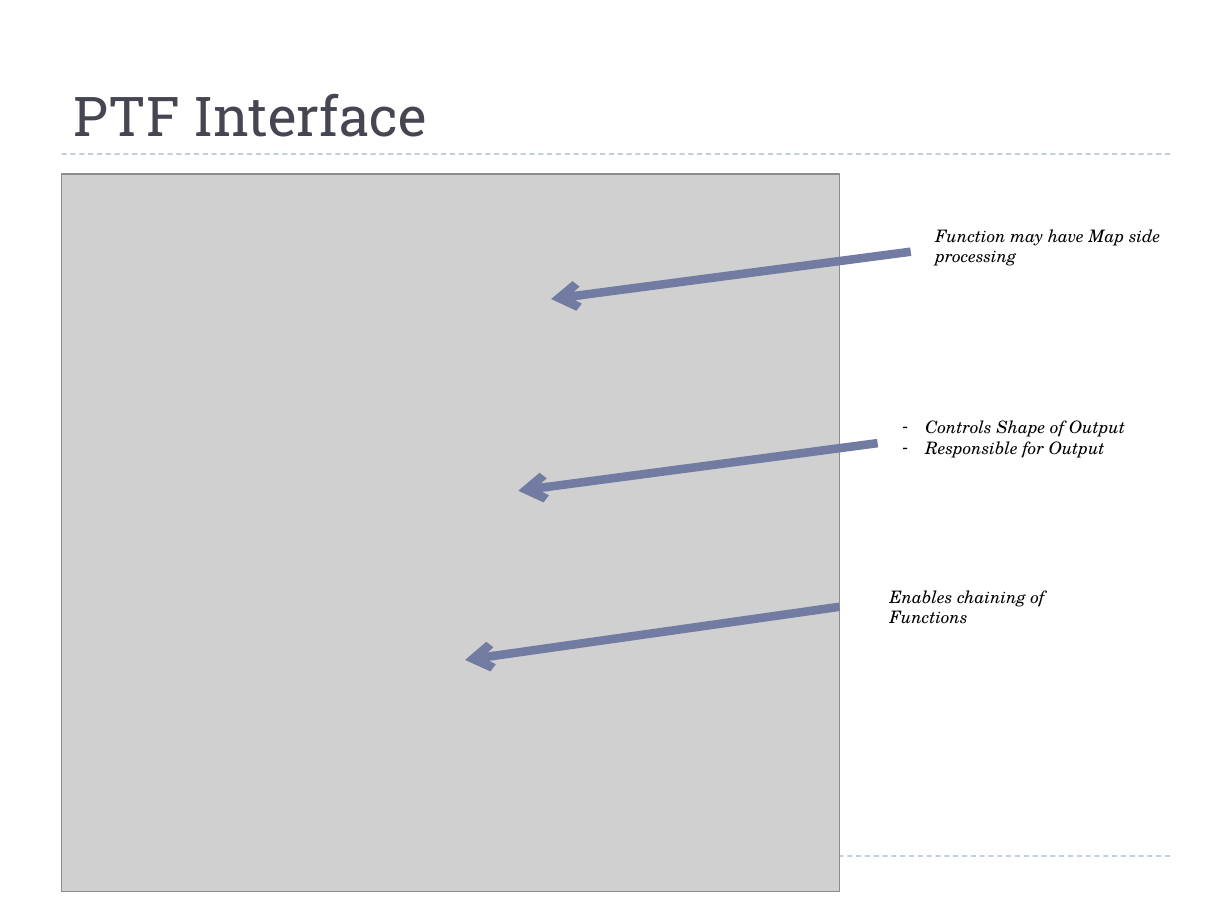
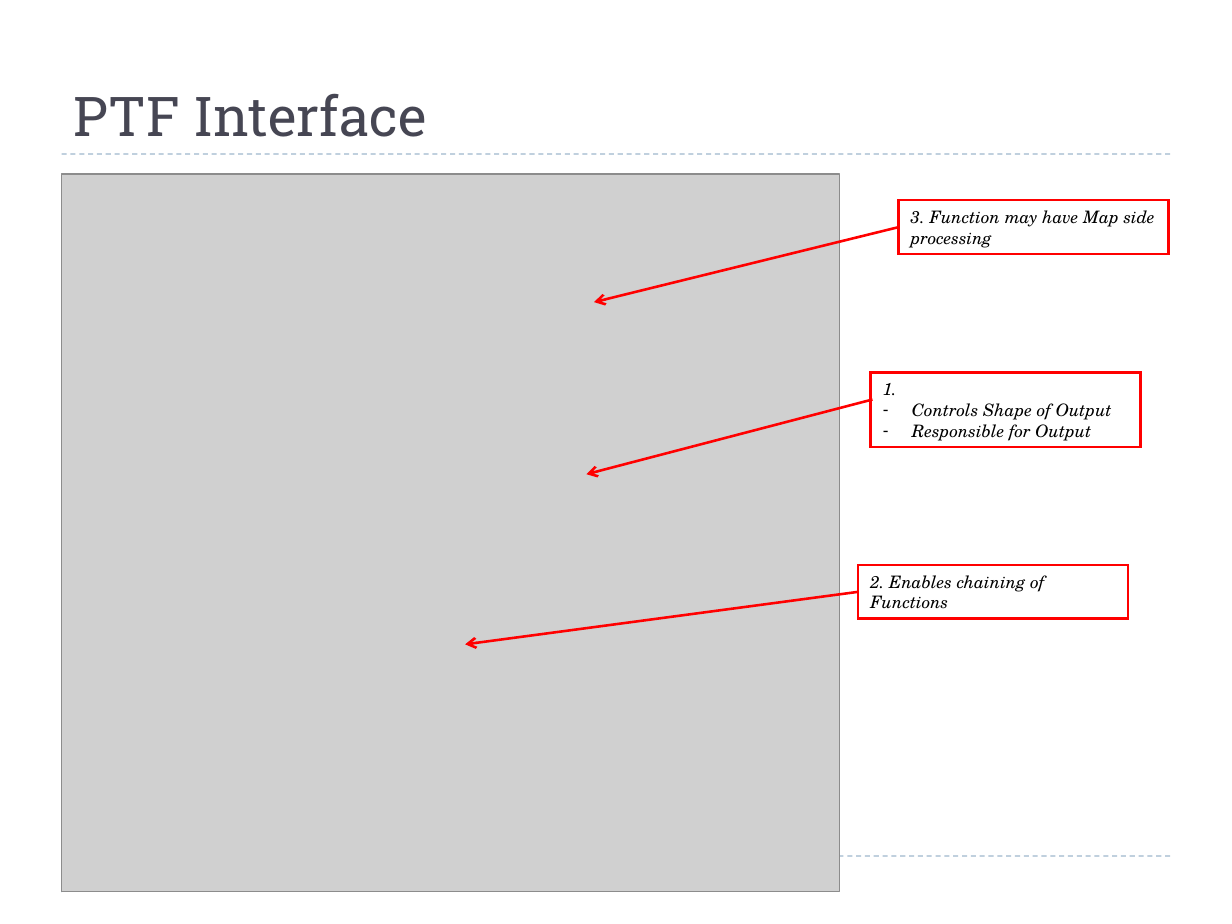
Before and after one commit to hbutani/SQLWindowing, a slide deck: slide 20 of docs/SQW.ppt (slide 17 before the commit). Drawn at 1232x924 pixels with LibreOffice and Linux fonts; fonts in the diff are those of the drawing; grey boxes stand for pictures. Boxes give left, top, right and bottom in pixels: in the first picture for what was removed or moved away, otherwise in the second. Text is boxed around its words. In the diff, an @@ line names an element or a change of style, - is before the commit and + after.

```diff
--- a/docs/SQW.ppt
+++ b/docs/SQW.ppt
@@ rectangle "3. Function may have Map ...": place and size @@
-rectangle "3. Function may have Map ..." at <box>935,229,1160,266</box>
+rectangle "3. Function may have Map ..." at <box>898,201,1168,255</box>
@@ arrow moved from (910, 251) - (551, 299) to (898, 227) - (594, 302) @@
@@ arrow (898, 227) - (594, 302): stroke #727CA3 4.99 pt to #FF0000 1.5 pt @@
@@ text in rectangle at <box>911,210,1155,248</box>: text changed @@
-Function may have Map side processing
+3. Function may have Map side processing
@@ rectangle "1.": place and size @@
-rectangle "1." at <box>925,420,1125,458</box>
+rectangle "1." at <box>871,372,1141,446</box>
@@ text in rectangle at <box>883,383,897,395</box>: paragraph added @@
+1.
@@ arrow moved from (877, 444) - (519, 490) to (872, 399) - (586, 474) @@
@@ arrow (872, 399) - (586, 474): stroke #727CA3 4.99 pt to #FF0000 1.5 pt @@
@@ text in rectangle at <box>912,403,1112,441</box>: indent changed @@
@@ outline none to #FF0000 1.5 pt in 3 elements at <box>898,201,1168,255</box>, <box>871,372,1141,446</box>, <box>859,565,1129,620</box> @@
@@ rectangle "2. Enables chaining of Functions": place and size @@
-rectangle "2. Enables chaining of Functions" at <box>890,590,1045,624</box>
+rectangle "2. Enables chaining of Functions" at <box>859,565,1129,620</box>
@@ arrow moved from (839, 607) - (466, 660) to (859, 591) - (466, 644) @@
@@ arrow (859, 591) - (466, 644): stroke #727CA3 4.99 pt to #FF0000 1.5 pt @@
@@ text in rectangle at <box>870,575,1044,609</box>: text changed @@
-Enables chaining of Functions
+2. Enables chaining of Functions
```
Also in this commit, not shown: 12 other slides changed, 20 slides added, 1 slide removed.
